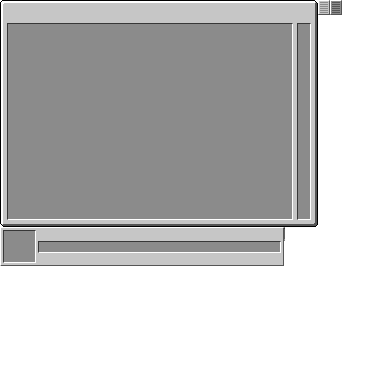
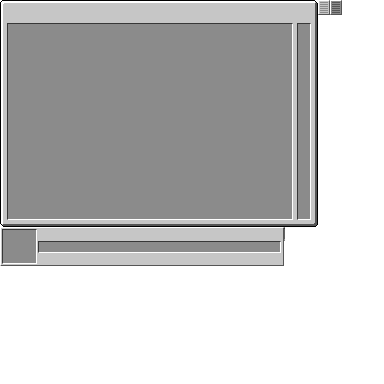
Layers edited between the first and the second 384 x 384 image:
painted on "Layer 1" over (x1=2, y1=229, x2=37, y2=264)
